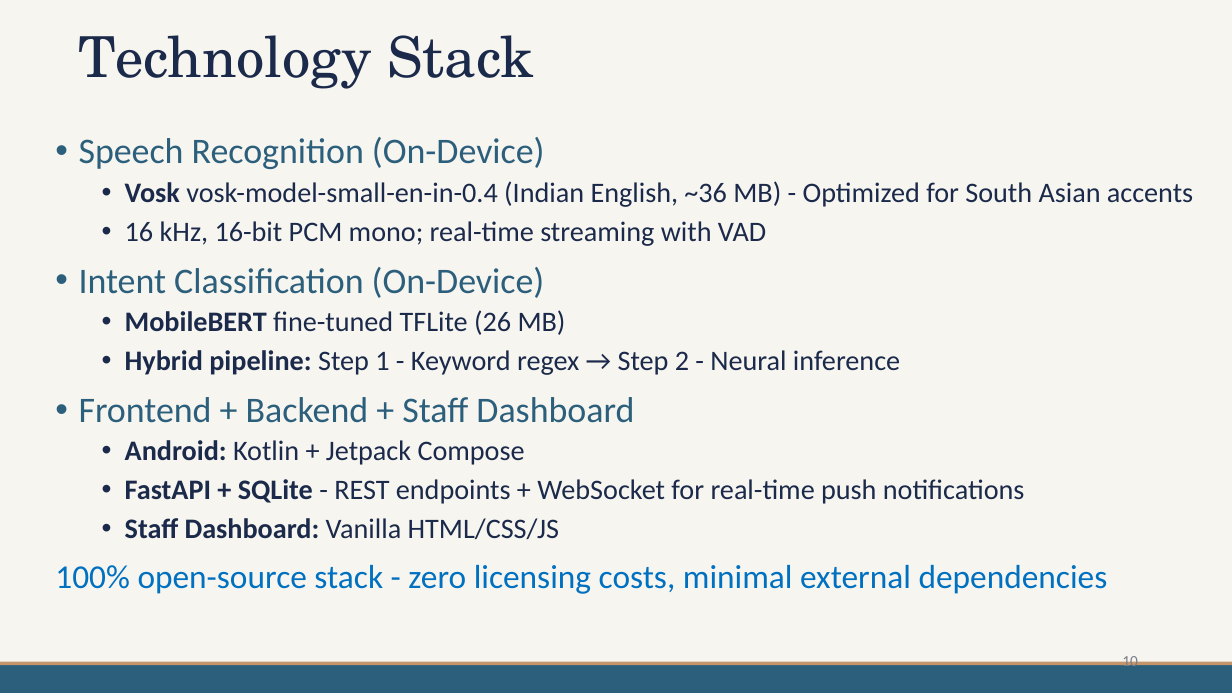
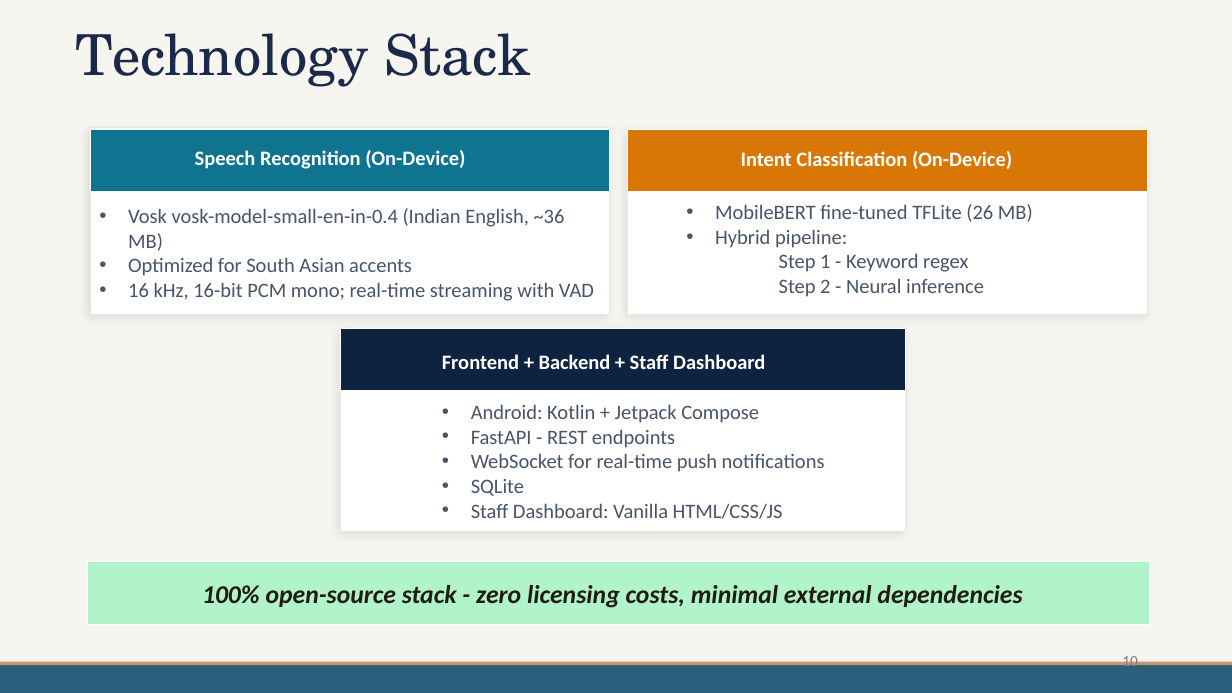
Before and after one commit to mdpw/msc-research, a slide deck: slide 10 of documents/Viva Presentation.pptx. Drawn at 1232x693 pixels with LibreOffice and Linux fonts; fonts in the diff are those of the drawing; background and template pictures are left out. Boxes give left, top, right and bottom in pixels: in the first picture for what was removed or moved away, otherwise in the second. Text is boxed around its words. In the diff, an @@ line names an element or a change of style, - is before the commit and + after.

Commit message:
modify ppt

```diff
--- a/documents/Viva Presentation.pptx
+++ b/documents/Viva Presentation.pptx
@@ text removed at (55,137,1193,594) @@
-• Speech Recognition (On-Device)
-  • Vosk vosk-model-small-en-in-0.4 (Indian English, ~36 MB) - Optimized for South Asian accents
-  • 16 kHz, 16-bit PCM mono; real-time streaming with VAD
-• Intent Classification (On-Device)
-  • MobileBERT fine-tuned TFLite (26 MB)
-  • Hybrid pipeline: Step 1 - Keyword regex → Step 2 - Neural inference
-• Frontend + Backend + Staff Dashboard
-  • Android: Kotlin + Jetpack Compose
-  • FastAPI + SQLite - REST endpoints + WebSocket for real-time push notifications
-  • Staff Dashboard: Vanilla HTML/CSS/JS
-100% open-source stack - zero licensing costs, minimal external dependencies
@@ rectangle added at (91,128,610,314), fill #FFFFFF, outline #E2E8F0 0.5 pt @@
@@ rectangle added at (91,129,610,192), fill #0E7490, outline #FFFFFF 1 pt @@
@@ rectangle added at (628,129,1147,314), fill #FFFFFF, outline #E2E8F0 0.5 pt @@
@@ rectangle added at (628,129,1147,192), fill #D97706, outline #FFFFFF 1 pt @@
@@ text added at (195,150,465,169), 16 pt, text #FFFFFF, bold @@
+Speech Recognition (On-Device)
@@ text added at (741,151,1012,169), 16 pt, text #FFFFFF, bold @@
+Intent Classification (On-Device)
@@ text added at (128,208,594,301), 16 pt, text #475569 @@
+• Vosk vosk-model-small-en-in-0.4 (Indian English, ~36 MB)
+• Optimized for South Asian accents
+• 16 kHz, 16-bit PCM mono; real-time streaming with VAD
@@ text added at (715,204,1033,297), 16 pt, text #475569 @@
+• MobileBERT fine-tuned TFLite (26 MB)
+• Hybrid pipeline:
+Step 1 - Keyword regex
+Step 2 - Neural inference
@@ rectangle added at (340,328,906,531), fill #FFFFFF, outline #E2E8F0 0.5 pt @@
@@ rectangle added at (340,328,906,391), fill #0D2340, outline #FFFFFF 1 pt @@
@@ text added at (442,354,765,369), 16 pt, text #FFFFFF, bold @@
+Frontend + Backend + Staff Dashboard
@@ text added at (471,404,825,519), 16 pt, text #475569 @@
+• Android: Kotlin + Jetpack Compose
+• FastAPI - REST endpoints
+• WebSocket for real-time push notifications
+• SQLite
+• Staff Dashboard: Vanilla HTML/CSS/JS
@@ rectangle added at (87,562,1150,625), fill #B2F4CA, outline #FFFFFF 1 pt @@
@@ text added at (202,585,1022,608), 20 pt, text #201C11, bold, italic @@
+100% open-source stack - zero licensing costs, minimal external dependencies
```
Also in this commit, not shown: 18 other slides changed, 3 slides added, 3 slides removed.
